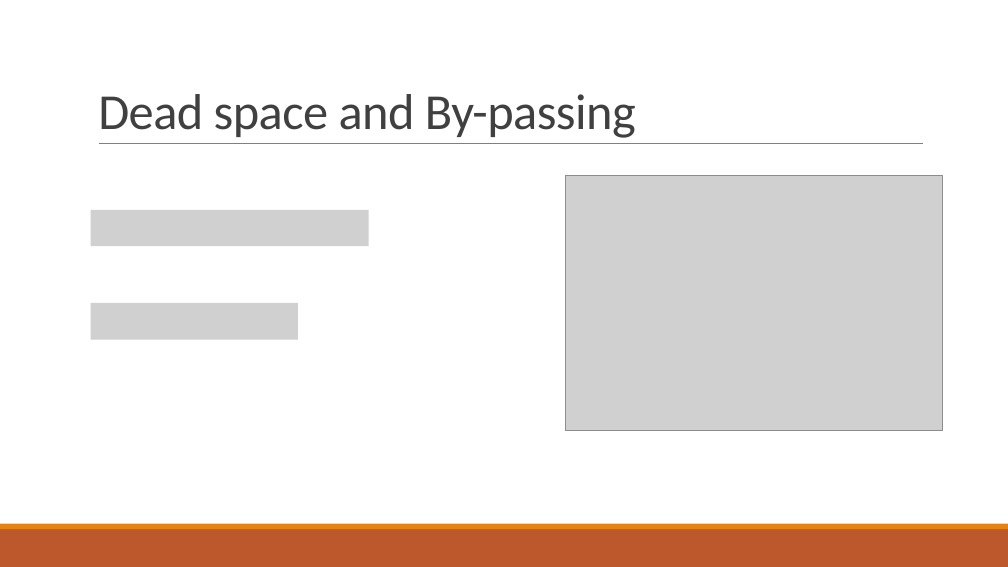
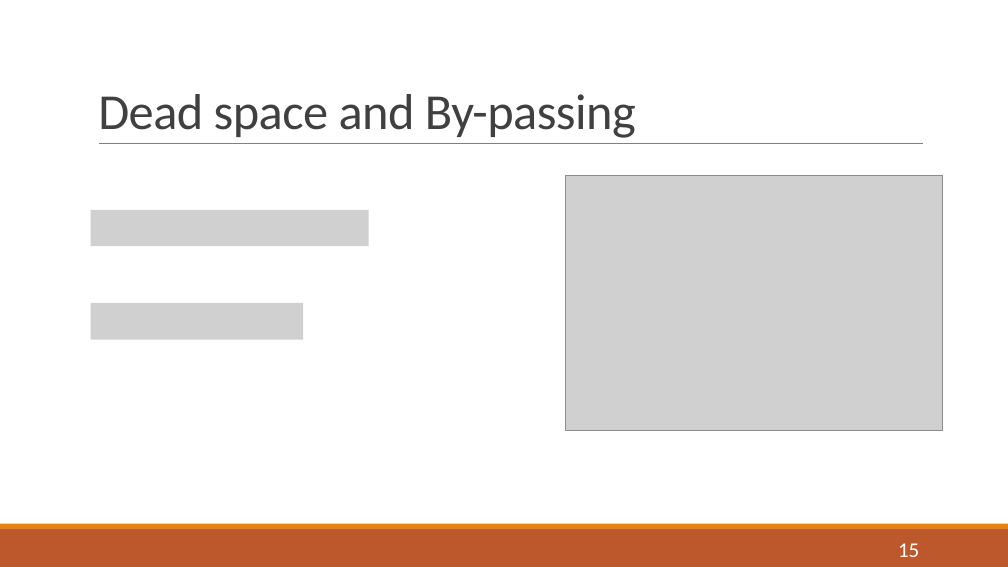
Before and after one commit to mark-edney/Thesis-Matlab, a slide deck: slide 15 of Thesis defense.pptx. Drawn at 1008x567 pixels with LibreOffice and Linux fonts; fonts in the diff are those of the drawing; grey boxes stand for pictures. Boxes give left, top, right and bottom in pixels: in the first picture for what was removed or moved away, otherwise in the second. Text is boxed around its words. In the diff, an @@ line names an element or a change of style, - is before the commit and + after.

```diff
--- a/Thesis defense.pptx
+++ b/Thesis defense.pptx
@@ picture resized from (x1=91, y1=303, x2=298, y2=340) to (x1=91, y1=303, x2=303, y2=340) @@
@@ page number added at (x1=898, y1=543, x2=919, y2=557), 20 pt, text #FFFFFF @@
+15
```
Also in this commit, not shown: 16 other slides changed, 2 other files.
